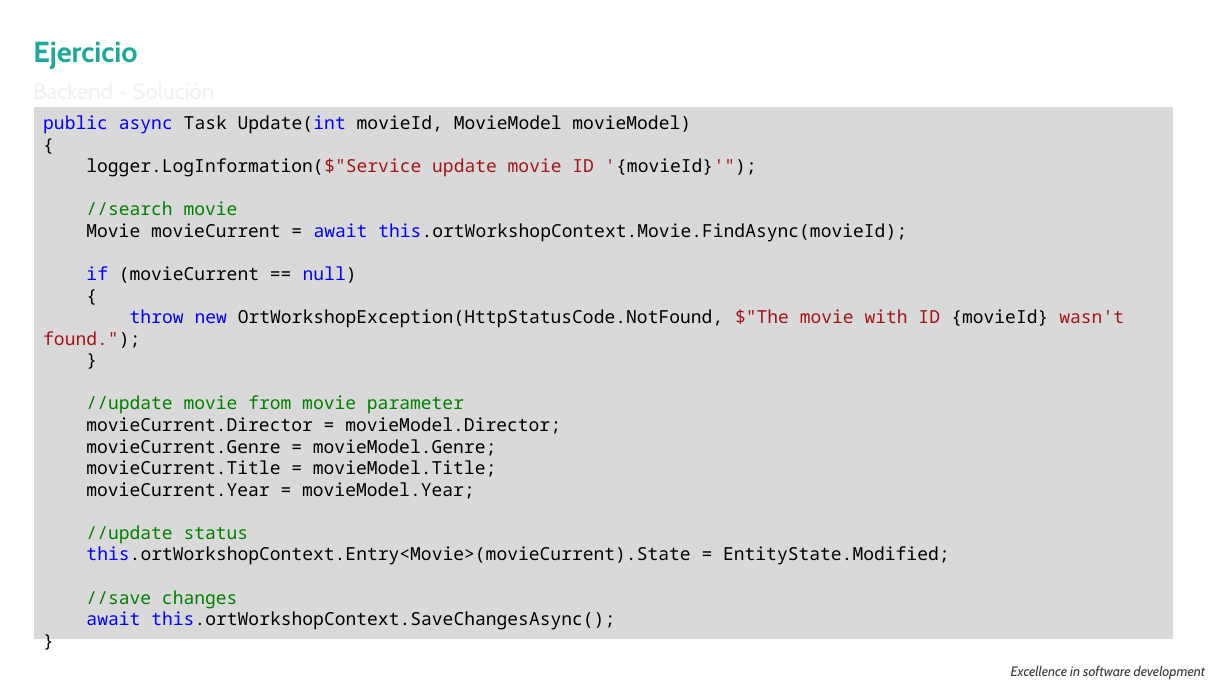
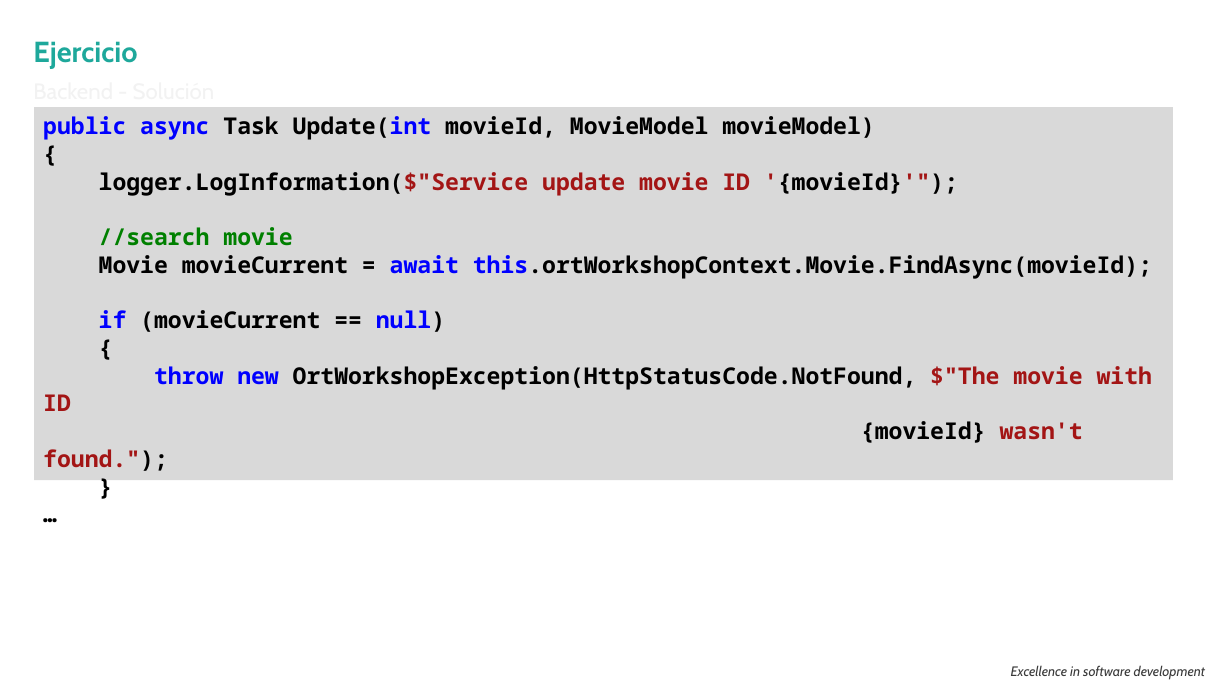
Before and after one commit to hexacta/ort-workshop-2017, a slide deck: slide 18 of Presentacion.pptx (slide 17 before the commit). Drawn at 1232x693 pixels with LibreOffice and Linux fonts; fonts in the diff are those of the drawing; background and template pictures are left out. Boxes give left, top, right and bottom in pixels: in the first picture for what was removed or moved away, otherwise in the second. Text is boxed around its words. In the diff, an @@ line names an element or a change of style, - is before the commit and + after.

Commit message:
ppt

```diff
--- a/Presentacion.pptx
+++ b/Presentacion.pptx
@@ rectangle "public async Task Update(int movieId, ...": place and size @@
-rectangle "public async Task Update(int movieId, ..." at bbox=[34, 107, 1174, 640]
+rectangle "public async Task Update(int movieId, ..." at bbox=[34, 107, 1174, 481]
@@ text in rectangle at bbox=[43, 116, 1152, 332]: size 14 to 18 pt, bold on in "public async Task Update(int movieId, MovieModel movieModel)", "{", "logger.LogInformation($"Service update movie ID '{movieId}'" ...", "//search movie" and 4 more places @@
@@ text in rectangle at bbox=[154, 366, 1152, 443]: text changed; size 14 to 18 pt; bold on @@
-throw new OrtWorkshopException(HttpStatusCode.NotFound, $"The movie with ID {movieId} wasn't found.");
+throw new OrtWorkshopException(HttpStatusCode.NotFound, $"The movie with ID
+{movieId} wasn't found.");
@@ text in rectangle at bbox=[86, 395, 950, 630]: text changed; size 14 to 18 pt; bold on @@
-//update movie from movie parameter
-movieCurrent.Director = movieModel.Director;
-movieCurrent.Genre = movieModel.Genre;
-movieCurrent.Title = movieModel.Title;
-movieCurrent.Year = movieModel.Year;
-//update status
-this.ortWorkshopContext.Entry<Movie>(movieCurrent).State = EntityState.Modified;
-//save changes
-await this.ortWorkshopContext.SaveChangesAsync();
-}
+…
```
Also in this commit, not shown: 4 other slides changed, 5 slides added.
